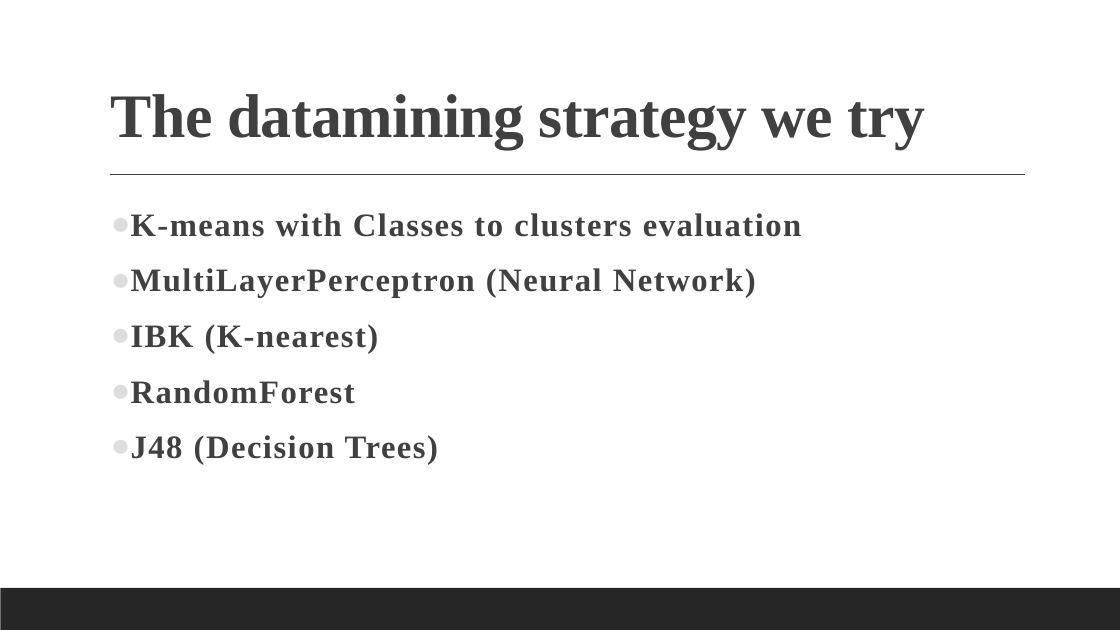
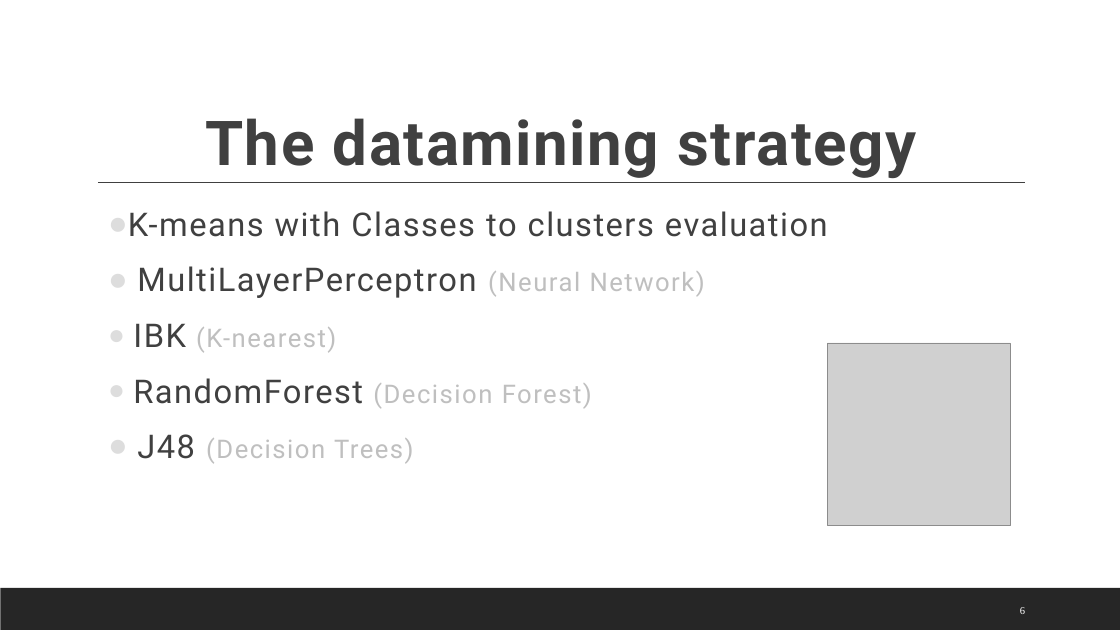
Before and after one commit to minired2154/data-mining-repo, a slide deck: slide 6 of report.pptx (slide 16 before the commit). Drawn at 1120x630 pixels with LibreOffice and Linux fonts; fonts in the diff are those of the drawing; grey boxes stand for pictures. Boxes give left, top, right and bottom in pixels: in the first picture for what was removed or moved away, otherwise in the second. Text is boxed around its words. In the diff, an @@ line names an element or a change of style, - is before the commit and + after.

```diff
--- a/report.pptx
+++ b/report.pptx
@@ title at [205,118,917,178]: text changed; font Times New Roman to Roboto @@
-The datamining strategy we try
+The datamining strategy
@@ line moved from (110, 175) - (1026, 175) to (98, 182) - (1025, 182) @@
@@ text at [128,211,828,464]: font Times New Roman to Roboto, bold off in "K-means with Classes to clusters evaluation", "MultiLayerPerceptron (Neural Network)", "IBK (K-nearest)", "J48 (Decision Trees)"; size 28 to 22 pt, text colour #404040 to #BFBFBF in "(Neural Network)", "(K-nearest)", "(Decision Trees)" @@
@@ picture added at [828,343,1010,525] @@
@@ text at [133,378,592,408]: text changed; size 28 to 22 pt; font Times New Roman to Roboto; text colour #404040 to #BFBFBF; bold off @@
-● RandomForest
+● RandomForest (Decision Forest)
@@ page number added at [1020,607,1025,614], 9 pt, text #FFFFFF @@
+6
```
Also in this commit, not shown: 7 other slides changed, 4 slides added, 11 slides removed, 1 other file.
